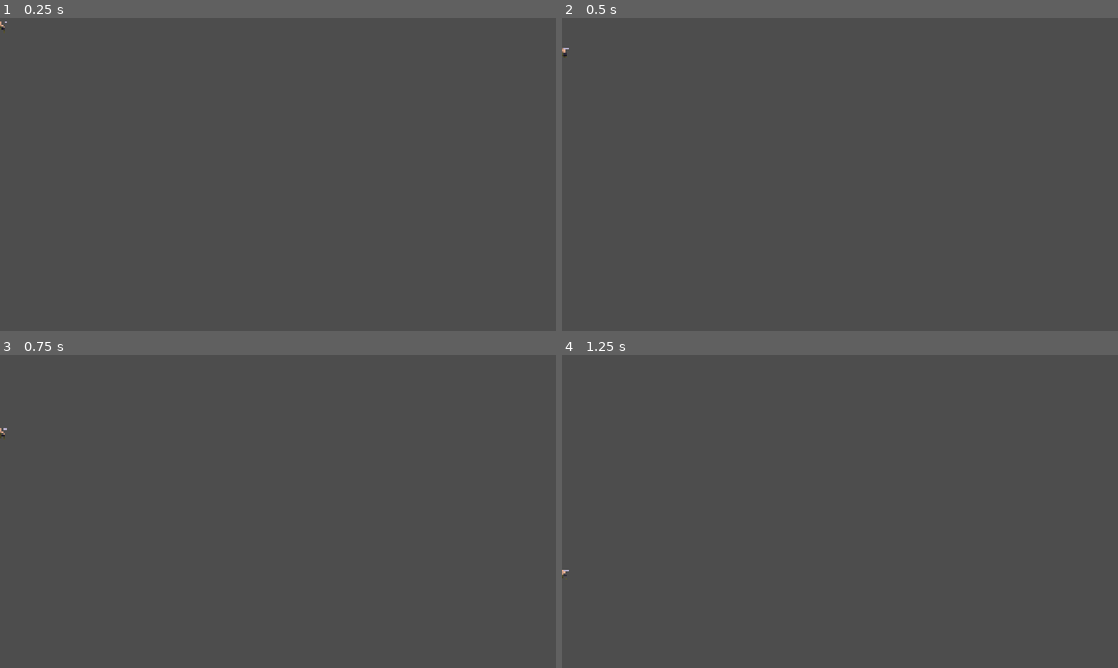
Above: before the commit, frames 1-4 (two rows, left to right).
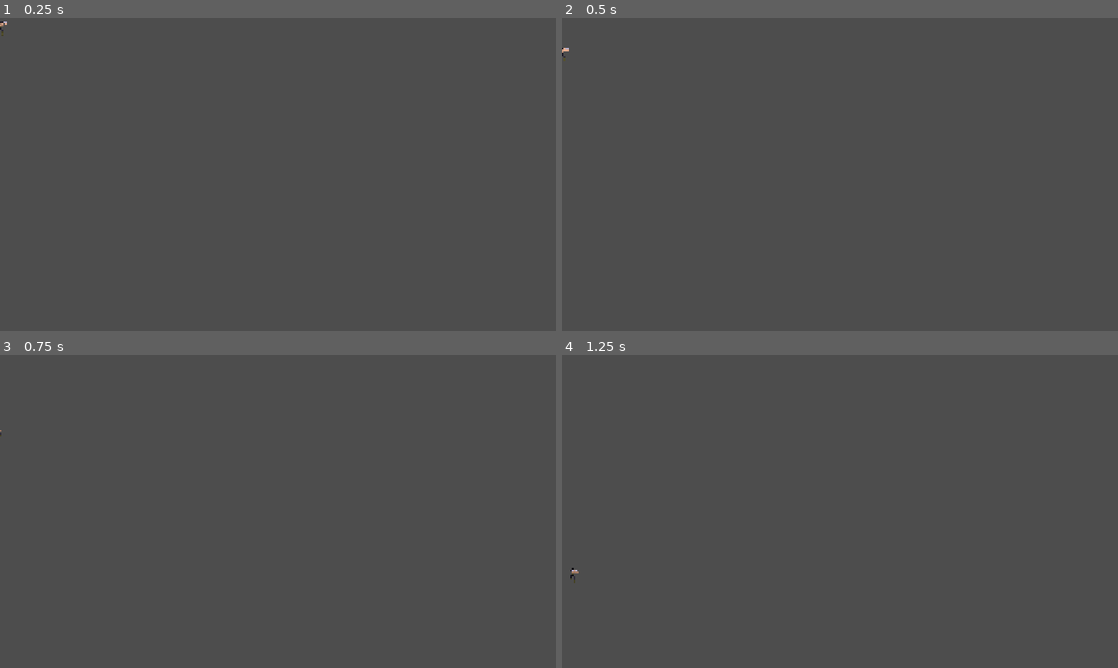
Above: after the commit, the same moments.

Repository: ALI-Yah1a/Martial-Hero
Game: Godot game, scene res://Scenes/player.tscn
Two runs of this game, one before a commit and one after it. Both use one fixed random seed, a clock stepped at 60 frames per second and the inputs below. The project has no main scene, so this scene is started directly.
Inputs (mouse positions are in pixels of both pictures, inside the frame that each line leads up to):
- Up to frame 1 (0.25 s): no input
- Up to frame 2 (0.5 s): no input
- Up to frame 3 (0.75 s): move the mouse to (400, 495) at 0.52 s; press the mouse at (400, 495) at 0.53 s; hold Right (run_right) from 0.53 s (still down)
- Up to frame 4 (1.25 s): keep holding Right (run_right); tap Space (jump) at 0.77, 1.07 s; right-click (962, 495) at 0.8 s

The runs differ from the first frame. In frame 1, less than 0.1% of the frame differs, in the area x 0-2%, y 1-6%; in frame 2, less than 0.1%; in frame 3, less than 0.1%; in frame 4, less than 0.1%, in the area x 0-3%, y 68-73%.

Commit message:
Finished the player script

Diff:
--- a/Scenes/player.tscn
+++ b/Scenes/player.tscn
@@ -276,7 +276,7 @@
 "texture": SubResource("AtlasTexture_y6uwr")
 }],
 "loop": 0,
-"name": &"attack 1",
+"name": &"attack_1",
 "speed": 15.0
 }, {
 "frames": [{
@@ -299,7 +299,7 @@
 "texture": SubResource("AtlasTexture_yh6i2")
 }],
 "loop": 0,
-"name": &"attack 2",
+"name": &"attack_2",
 "speed": 15.0
 }, {
 "frames": [{
@@ -331,8 +331,8 @@
 "texture": SubResource("AtlasTexture_7ldla")
 }],
 "loop": 0,
-"name": &"attack 3",
-"speed": 15.0
+"name": &"attack_3",
+"speed": 20.0
 }, {
 "frames": [{
 "duration": 1.0,
@@ -491,7 +491,7 @@
 
 [node name="AnimatedSprite2D" type="AnimatedSprite2D" parent="." unique_id=1361477983]
 sprite_frames = SubResource("SpriteFrames_t76eq")
-animation = &"attack 3"
+animation = &"attack_3"
 autoplay = "idle"
 frame = 8
 frame_progress = 1.0
--- a/Scripts/player.gd
+++ b/Scripts/player.gd
@@ -48,17 +48,22 @@
 	var is_facing_left = direction < 0
 	animated_sprite_2d.flip_h = is_facing_left
 	if is_facing_left:
-		animated_sprite_2d.position.x = -12.5
-		$Hitbox.position.x = -abs($Hitbox.position.x)
+		animated_sprite_2d.position.x = 12
+		hitbox.scale.x = -1
 	else:
 		animated_sprite_2d.position.x = 0
-		$Hitbox.position.x = abs($Hitbox.position.x)
+		hitbox.scale.x = 1
 func update_animation(direction: float):
+	if is_attacking:
+		return
+
 	if not is_on_floor():
-		if animated_sprite_2d.animation != "jump":
+		if velocity.y < 0.0:
 			animated_sprite_2d.play("jump")
+		elif velocity.y > 0.0:
+			animated_sprite_2d.play("fall")
 	elif direction != 0:
-		animated_sprite_2d.play("walk")
+		animated_sprite_2d.play("run")
 	else:
 		animated_sprite_2d.play("idle")
 func attack(attack_anim: String):
